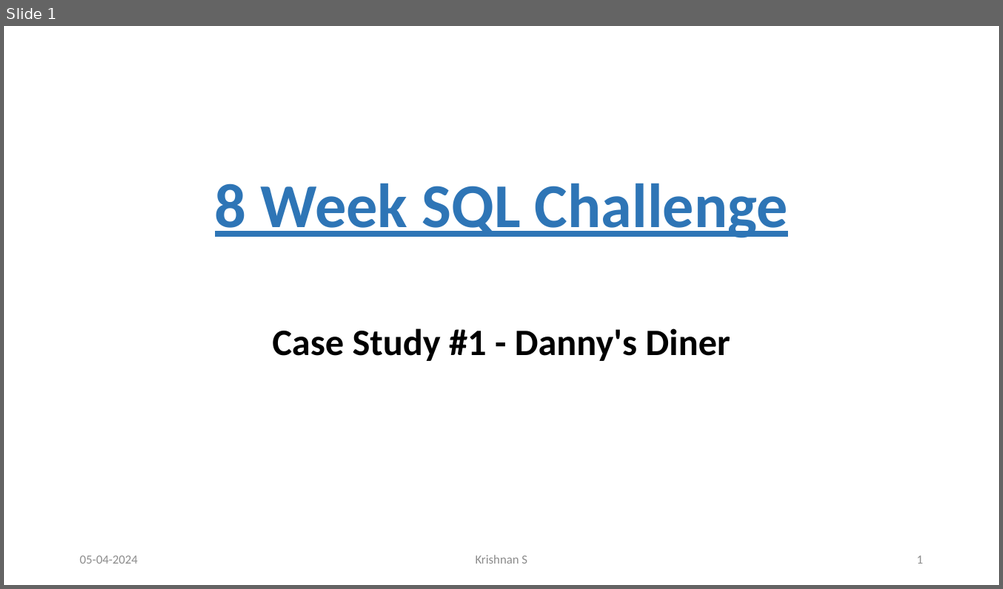
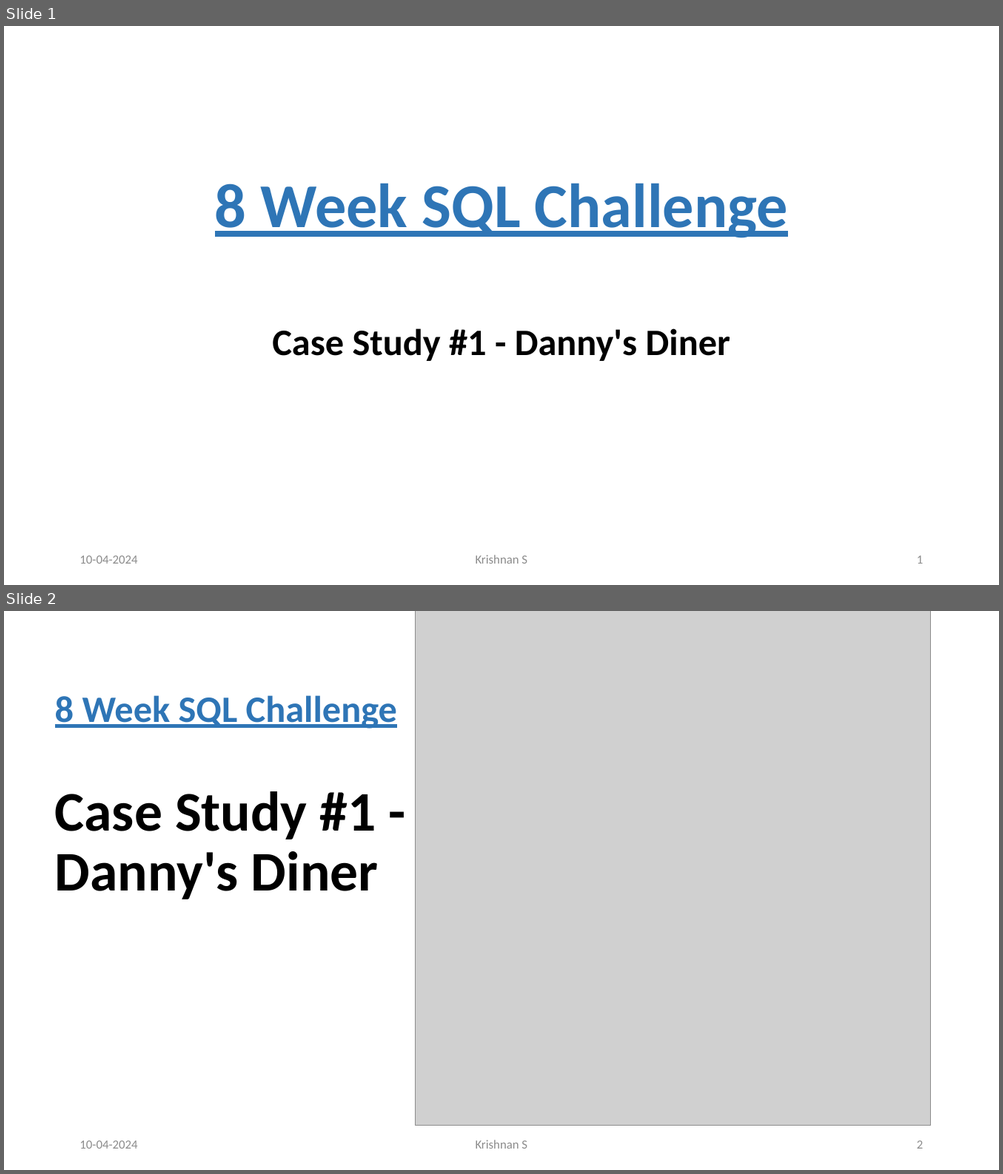
Before and after one commit to Krishnann-s/8-Week-SQL-Challenge, a slide deck: Case Study 1/Case Study 1# Dannys Dinner.pptx. Shown one above the other, each under a label of ours: slide 1 before the commit, slides 1 and 2 after it. The pictures are 1003x589 and 1003x1174 pixels, drawn with LibreOffice and Linux fonts; fonts in the diff are those of the drawing; grey boxes stand for pictures. Boxes give left, top, right and bottom in pixels: in the first picture for what was removed or moved away, otherwise in the second. Text is boxed around its words. In the diff, an @@ line names an element or a change of style, - is before the commit and + after.

Commit message:
chore: changed pptx

```diff
--- a/Case Study 1/Case Study 1# Dannys Dinner.pptx
+++ b/Case Study 1/Case Study 1# Dannys Dinner.pptx
@@ slide 2 added at [4,611,999,1170], background #FFFFFF @@
@@ picture added at [415,611,930,1126] @@
@@ title added at [55,695,397,729], 36 pt, text #2E75B6, bold, underline @@
+8 Week SQL Challenge
@@ text added at [55,792,378,900], 54 pt, text #000000, bold @@
+Case Study #1 - Danny's Diner
@@ text added at [79,1141,137,1149], 12 pt, text #8C8C8C @@
+10-04-2024
@@ text added at [475,1140,527,1149], 12 pt, text #8C8C8C @@
+Krishnan S
@@ page number added at [916,1141,922,1149], 12 pt, text #8C8C8C @@
+2
@@ slide 1 changed as well @@
@@ text at [79,556,137,564]: text changed @@
-05-04-2024
+10-04-2024
```
Also in this commit, not shown: 15 other slides changed.
